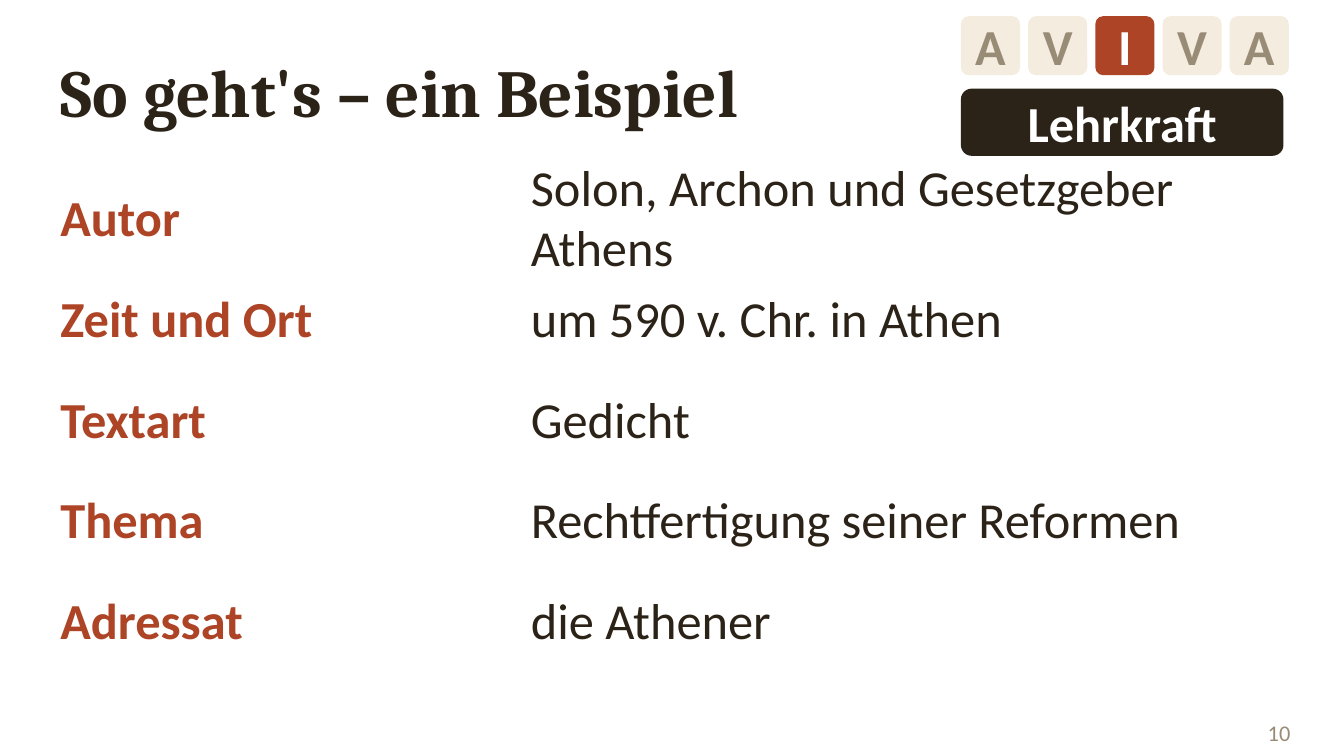
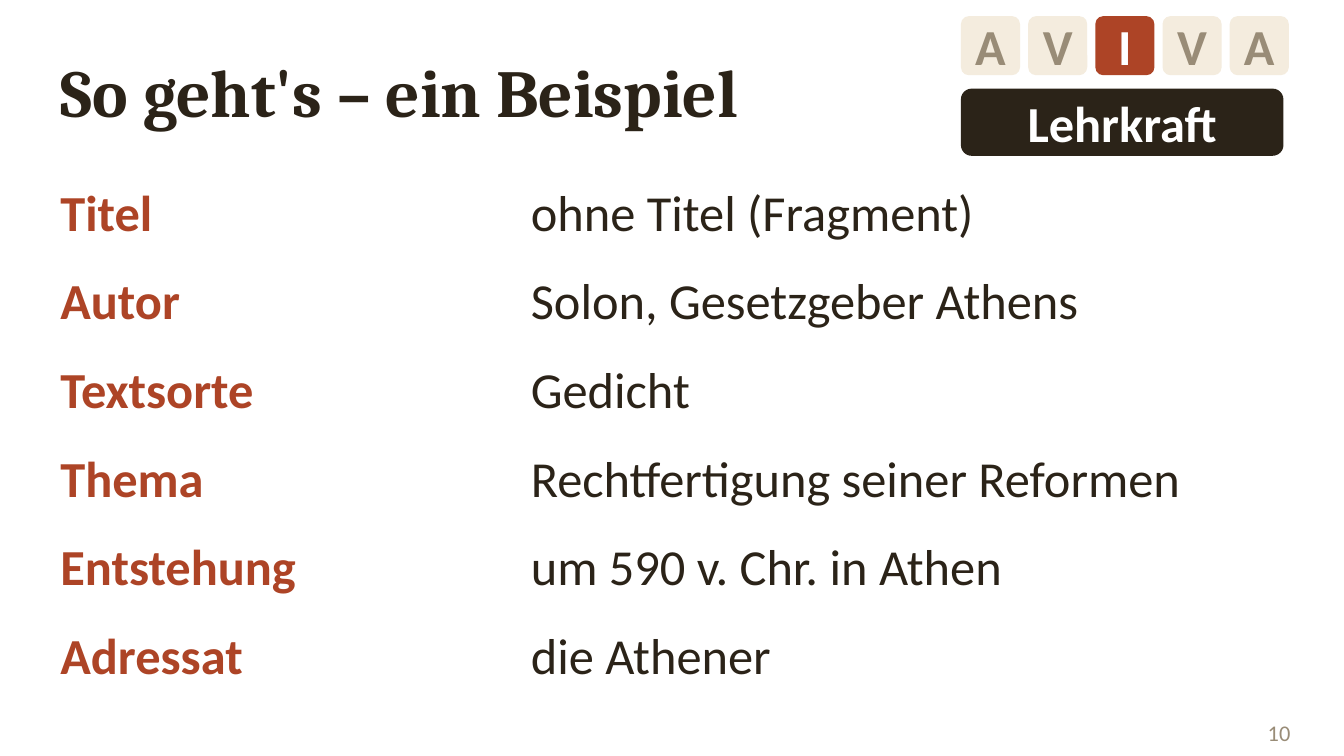
Before and after one commit to golzkonstantin-gif/Schule, a slide deck: slide 10 of Geschichte_11/Doppelstunde_Test_Quellenanalyse/Folien_Quellenanalyse.pptx. Drawn at 1344x756 pixels with LibreOffice and Linux fonts; fonts in the diff are those of the drawing. Boxes give left, top, right and bottom in pixels: in the first picture for what was removed or moved away, otherwise in the second. Text is boxed around its words. In the diff, an @@ line names an element or a change of style, - is before the commit and + after.

```diff
--- a/Geschichte_11/Doppelstunde_Test_Quellenanalyse/Folien_Quellenanalyse.pptx
+++ b/Geschichte_11/Doppelstunde_Test_Quellenanalyse/Folien_Quellenanalyse.pptx
@@ text added at [60,195,152,232], 27 pt, text #AD4426, bold @@
+Titel
@@ text added at [531,194,973,240], 27 pt, text #2B2318 @@
+ohne Titel (Fragment)
@@ text "Autor": place and size @@
-text "Autor" at [60,203,180,237]
+text "Autor" at [60,286,180,320]
@@ text at [531,284,1078,328]: text changed @@
-Solon, Archon und Gesetzgeber Athens
+Solon, Gesetzgeber Athens
@@ text removed at [60,301,312,338] @@
-Zeit und Ort
@@ text "Gedicht": place and size @@
-text "Gedicht" at [531,403,690,439]
+text "Gedicht" at [531,373,690,409]
@@ text at [60,375,253,409]: text changed @@
-Textart
+Textsorte
@@ text "Thema": place and size @@
-text "Thema" at [60,502,203,539]
+text "Thema" at [60,461,203,498]
@@ text "Rechtfertigung seiner Reformen": place and size @@
-text "Rechtfertigung seiner Reformen" at [531,503,1179,547]
+text "Rechtfertigung seiner Reformen" at [531,462,1179,506]
@@ text "um 590 v. Chr. in ...": place and size @@
-text "um 590 v. Chr. in ..." at [531,302,1002,338]
+text "um 590 v. Chr. in ..." at [531,550,1002,586]
@@ text added at [60,549,295,594], 27 pt, text #AD4426, bold @@
+Entstehung
@@ text "Adressat": place and size @@
-text "Adressat" at [60,603,242,640]
+text "Adressat" at [60,638,242,675]
@@ text "die Athener": place and size @@
-text "die Athener" at [531,604,770,640]
+text "die Athener" at [531,639,770,675]
```
Also in this commit, not shown: 3 other slides changed, 14 other files.
